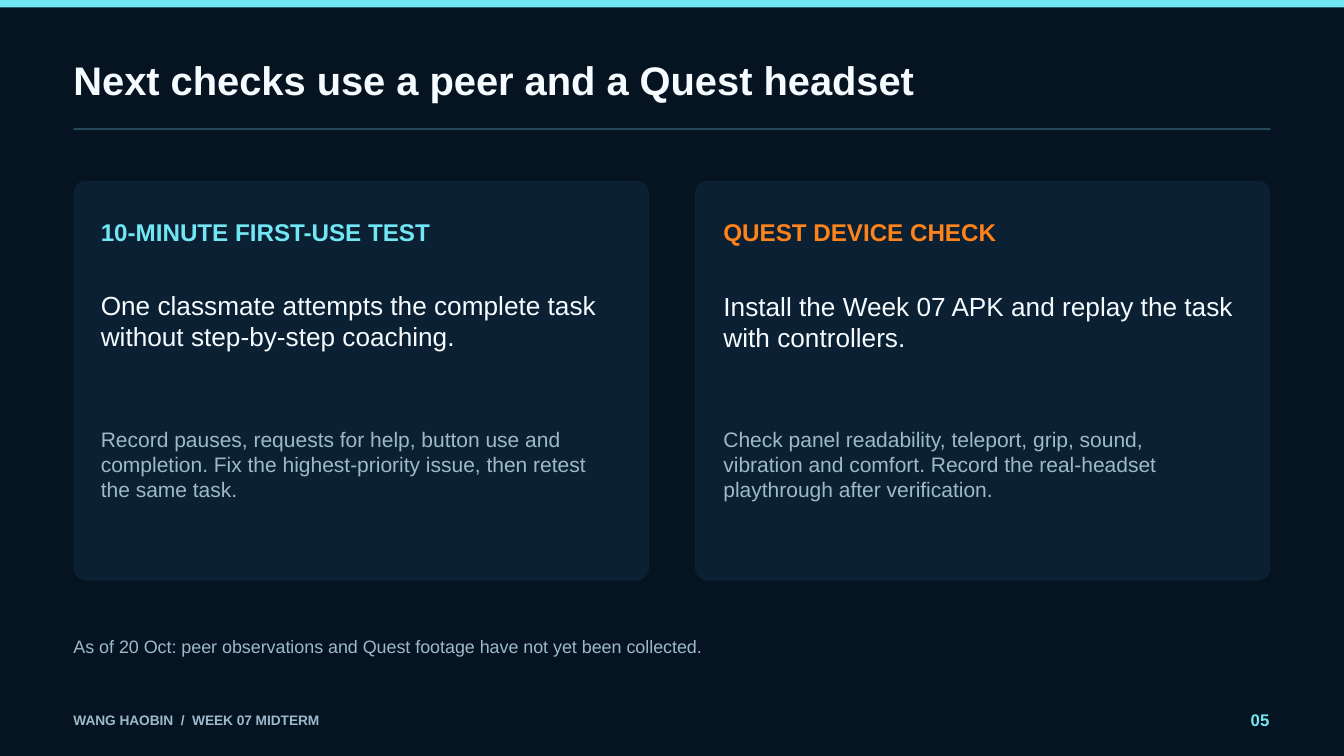
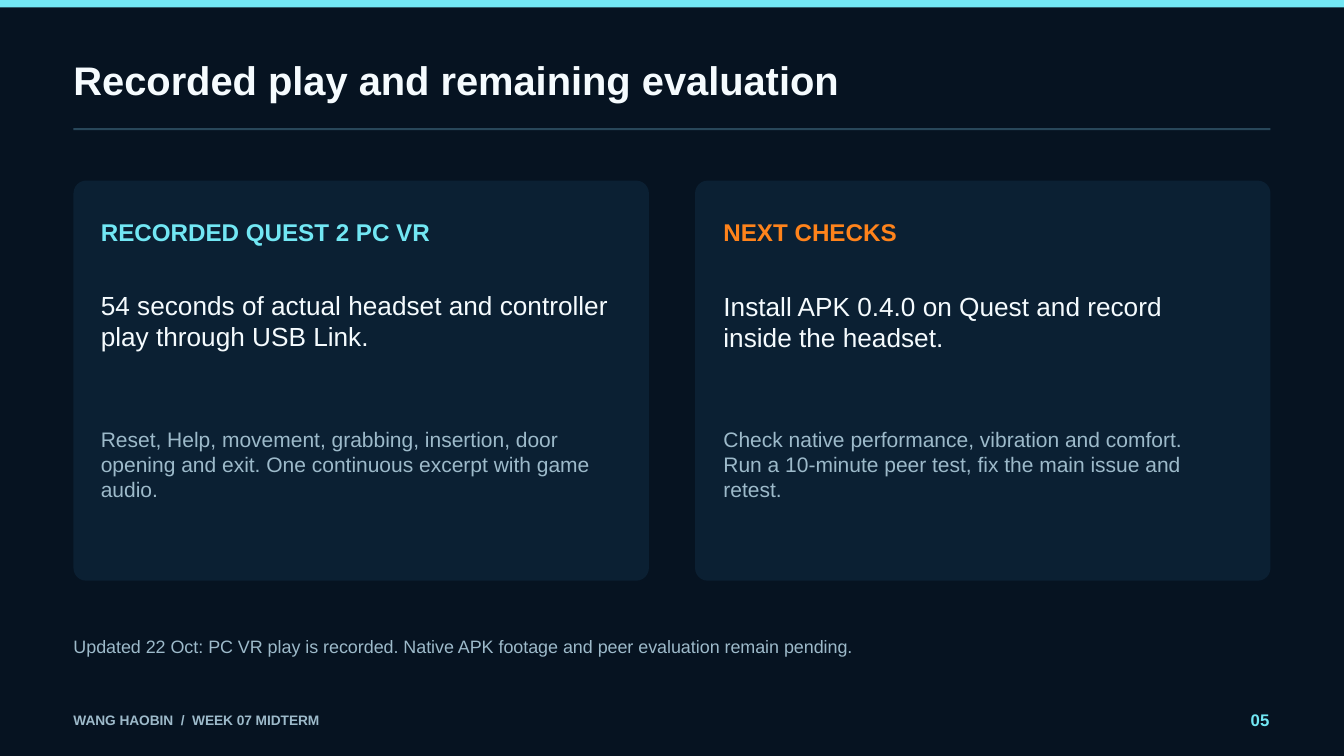
Before and after one commit to ChenMengLR/VR_Group_Project_2026_2, a slide deck: slide 5 of Docs/Week07/Wang_VR_Week07_Midterm.pptx. Drawn at 1344x756 pixels with LibreOffice and Linux fonts; fonts in the diff are those of the drawing. Boxes give left, top, right and bottom in pixels: in the first picture for what was removed or moved away, otherwise in the second. Text is boxed around its words. In the diff, an @@ line names an element or a change of style, - is before the commit and + after.

Commit message:
Week 07: 上传新版操作与期中报告演示材料

```diff
--- a/Docs/Week07/Wang_VR_Week07_Midterm.pptx
+++ b/Docs/Week07/Wang_VR_Week07_Midterm.pptx
@@ text at box(73, 66, 839, 104): text changed @@
-Next checks use a peer and a Quest headset
+Recorded play and remaining evaluation
@@ text at box(101, 224, 430, 246): text changed @@
-10-MINUTE FIRST-USE TEST
+RECORDED QUEST 2 PC VR
@@ text at box(723, 224, 897, 242): text changed @@
-QUEST DEVICE CHECK
+NEXT CHECKS
@@ text at box(101, 296, 608, 352): text changed @@
-One classmate attempts the complete task without step-by-step coaching.
+54 seconds of actual headset and controller play through USB Link.
@@ text at box(723, 297, 1161, 348): text changed @@
-Install the Week 07 APK and replay the task with controllers.
+Install APK 0.4.0 on Quest and record inside the headset.
@@ text at box(101, 432, 590, 497): text changed @@
-Record pauses, requests for help, button use and completion. Fix the highest-priority issue, then retest the same task.
+Reset, Help, movement, grabbing, insertion, door opening and exit. One continuous excerpt with game audio.
@@ text at box(723, 432, 1182, 497): text changed @@
-Check panel readability, teleport, grip, sound, vibration and comfort. Record the real-headset playthrough after verification.
+Check native performance, vibration and comfort. Run a 10-minute peer test, fix the main issue and retest.
@@ text at box(73, 640, 852, 657): text changed @@
-As of 20 Oct: peer observations and Quest footage have not yet been collected.
+Updated 22 Oct: PC VR play is recorded. Native APK footage and peer evaluation remain pending.
```
Also in this commit, not shown: 5 other slides changed, 29 other files.
